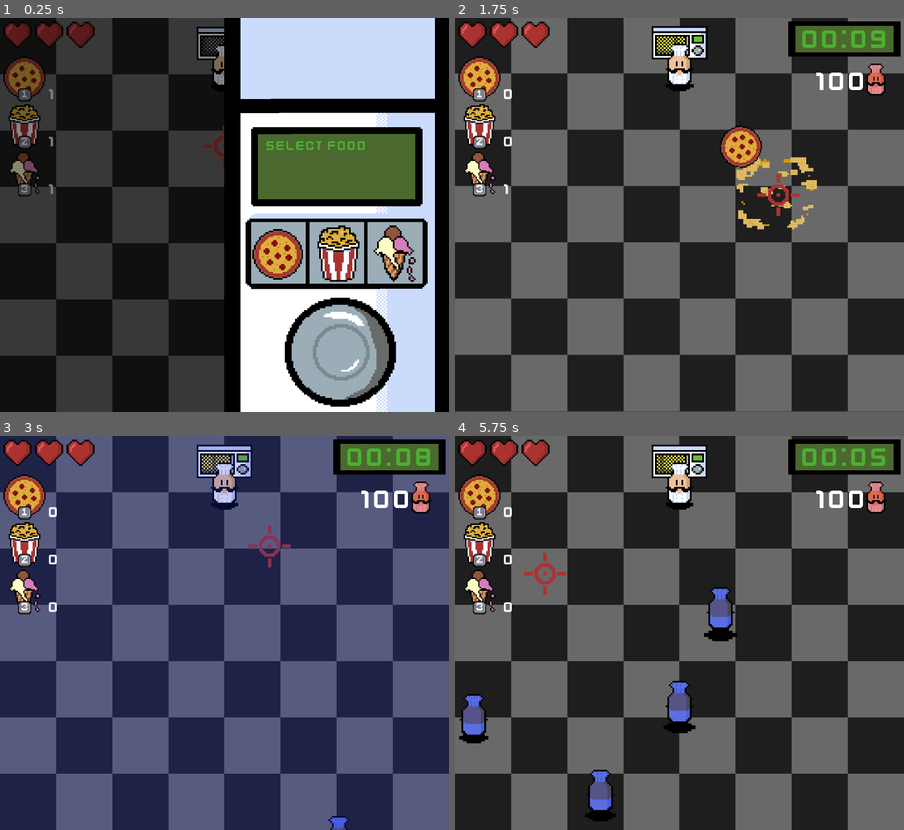
Above: before the commit, frames 1-4 (two rows, left to right).
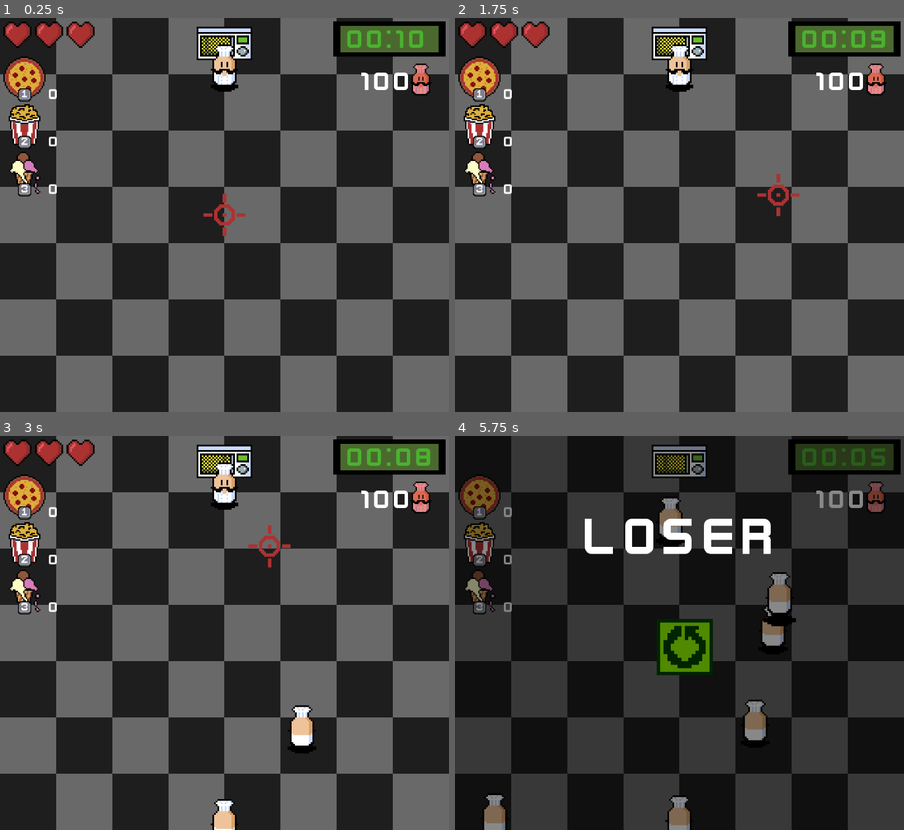
Above: after the commit, the same moments.

Repository: 1nderr/chef-mikes-final-stand
Game: Godot game, scene res://src/core/main.tscn
Same seed, same stepped clock (60 frames per second), same inputs: the game is played once before the commit and once after it.
Inputs (mouse positions are in pixels of both pictures, inside the frame that each line leads up to):
- Up to frame 1 (0.25 s): no input
- Up to frame 2 (1.75 s): click (733, 254) at 0.52 s; move the mouse to (778, 195) at 1.27 s; hold 2 (bomb) from 1.28 s (still down); tap 1 (disc) at 1.55 s
- Up to frame 3 (3 s): move the mouse to (134, 652) at 2.02 s; release 2 (bomb) at 2.03 s; tap 1 (disc) at 2.1 s; tap Space (open) at 2.3, 2.85 s; move the mouse to (269, 546) at 2.77 s; hold 3 (slow) from 2.78 s (still down)
- Up to frame 4 (5.75 s): move the mouse to (657, 711) at 3.52 s; release 3 (slow) at 3.53 s; tap 3 (slow) at 3.6 s; tap 2 (bomb) at 3.8 s; move the mouse to (814, 692) at 4.27 s; hold 2 (bomb) 4.28-5.03 s; tap 1 (disc) at 4.55, 5.1 s; move the mouse to (544, 573) at 5.02 s; tap Space (open) at 5.3 s

The runs differ from the first frame. In frame 1, 75% of the frame differs, in the area x 0-100%, y 0-100%; in frame 2, 3.8%; in frame 3, 48%; in frame 4, 56%.

Commit message:
change upgrade acquisition mechanics

Diff:
--- a/src/core/game_manager.gd
+++ b/src/core/game_manager.gd
@@ -4,16 +4,26 @@
 
 var player: Player
 var camera: ShakingCamera
-var discs: int = 1
-var bombs: int = 1
+var discs: int = 0
+var bombs: int = 0
 var slows: int = 0
 var enemies_remaining: int = ENEMIES_TOTAL
 var enemies_spawned: int = 0
 
 
 func reset() -> void:
-	discs = 1
-	bombs = 1
-	slows = 1
+	discs = 0
+	bombs = 0
+	slows = 0
 	enemies_remaining = ENEMIES_TOTAL
 	enemies_spawned = 0
+
+
+func grant_powerup(item: Microwave.Item) -> void:
+	match item:
+		Microwave.Item.BOMB:
+			bombs += 1
+		Microwave.Item.SLOW:
+			slows += 1
+		Microwave.Item.DISC:
+			discs += 1
--- a/src/core/main.gd
+++ b/src/core/main.gd
@@ -10,6 +10,8 @@
 
 
 func _ready() -> void:
+	# reload_current_scene() doesn't clear a leftover pause from the end screen.
+	get_tree().paused = false
 	GameManager.reset()
 	SignalBus.gameover.connect(_on_gameover)
 	SignalBus.player_died.connect(_on_player_died)
--- a/src/core/tutorial.tscn
+++ b/src/core/tutorial.tscn
@@ -179,7 +179,7 @@
 offset_right = 258.0
 offset_bottom = 31.0
 text = "Throws a Pizza Disc in the direction of the
-reticle that slices through all enemies"
+reticle that one shots all enemies"
 label_settings = SubResource("LabelSettings_ksjn8")
 
 [node name="TextureRect2" type="TextureRect" parent="CanvasLayer/ItemTextures" unique_id=1167824747]
@@ -203,7 +203,7 @@
 offset_right = 243.0
 offset_bottom = 32.333336
 text = "Throws a bomb at the position of the reticle
-that hits all enemies in a radius"
+that deals 2 dmg to all enemies in radius"
 label_settings = SubResource("LabelSettings_ksjn8")
 
 [node name="TextureRect3" type="TextureRect" parent="CanvasLayer/ItemTextures" unique_id=1534812357]
--- a/src/entities/microwave/microwave.gd
+++ b/src/entities/microwave/microwave.gd
@@ -4,6 +4,7 @@
 enum Item { DISC, BOMB, SLOW }
 
 @export var double_time: float = 1
+@export var initial_delay: float = 10.0
 
 @onready var sprite: AnimatedSprite2D = $AnimatedSprite2D
 @onready var timer: Timer = $Timer
@@ -20,6 +21,12 @@
 	timer.timeout.connect(_on_timer_timeout)
 	SignalBus.microwave_start.connect(_on_microwave_start)
 	SignalBus.player_died.connect(_on_player_died)
+	# Kick off an opening cook with no choice; the first pick opens when it finishes.
+	_start_initial_cook.call_deferred()
+
+
+func _start_initial_cook() -> void:
+	SignalBus.microwave_start.emit(Item.DISC, initial_delay)
 
 
 func _process(_delta: float) -> void:
--- a/src/entities/player/player.gd
+++ b/src/entities/player/player.gd
@@ -26,7 +26,6 @@
 	hurtbox.hurt.connect(_on_hurt)
 	health_component.died.connect(_on_died)
 	cooldown_timer.timeout.connect(_on_cooldown_timer_timeout)
-	SignalBus.microwave_done.connect(_on_microwave_done)
 	SignalBus.healed.connect(_on_healed)
 	SignalBus.slow_done.connect(_on_slow_done)
 	SignalBus.microwave_start.connect(_on_microwave_start)
@@ -116,12 +115,3 @@
 	heart.global_position = global_position
 	heart.global_position.x -= 16
 	owner.add_child(heart)
-
-
-func _on_microwave_done(item: Microwave.Item) -> void:
-	if item == Microwave.Item.BOMB:
-		GameManager.bombs += 1
-	elif item == Microwave.Item.SLOW:
-		GameManager.slows += 1
-	elif item == Microwave.Item.DISC:
-		GameManager.discs += 1
--- a/src/ui/hud/item_display.tscn
+++ b/src/ui/hud/item_display.tscn
@@ -24,6 +24,7 @@
 font_size = 6
 
 [node name="Item Display" type="Control" unique_id=872636647]
+process_mode = 3
 layout_mode = 3
 anchors_preset = 0
 offset_right = 40.0
@@ -94,15 +95,15 @@
 
 [node name="Label" type="Label" parent="Counts" unique_id=2105174656]
 layout_mode = 2
-text = "1"
+text = "0"
 label_settings = SubResource("LabelSettings_d2nav")
 
 [node name="Label2" type="Label" parent="Counts" unique_id=175350089]
 layout_mode = 2
-text = "1"
+text = "0"
 label_settings = SubResource("LabelSettings_d2nav")
 
 [node name="Label3" type="Label" parent="Counts" unique_id=1369747806]
 layout_mode = 2
-text = "1"
+text = "0"
 label_settings = SubResource("LabelSettings_d2nav")
--- a/src/ui/microwave_panel/microwave_button.gd
+++ b/src/ui/microwave_panel/microwave_button.gd
@@ -12,6 +12,7 @@
 
 
 func _on_pressed() -> void:
+	GameManager.grant_powerup(item)
 	SignalBus.microwave_start.emit(item, wait_time)
 	owner.visible = false
 	get_tree().paused = false
--- a/src/ui/microwave_panel/microwave_panel.gd
+++ b/src/ui/microwave_panel/microwave_panel.gd
@@ -8,7 +8,9 @@
 
 
 func _ready() -> void:
-	get_tree().paused = true
+	# Start in play mode; the first choice opens when the opening cook finishes.
+	visible = false
+	Input.set_mouse_mode(Input.MOUSE_MODE_HIDDEN)
 	SignalBus.microwave_done.connect(_on_microwave_done)
 	pizza_button.mouse_entered.connect(_on_pizza_button_mouse_entered)
 	popcorn_button.mouse_entered.connect(_on_popcorn_button_mouse_entered)
@@ -23,11 +25,11 @@
 
 
 func _on_pizza_button_mouse_entered() -> void:
-	label.text = "Pizza Disc\nSlices through\nCook Time: " + str(pizza_button.wait_time)
+	label.text = "Pizza Disc\nOne shot, Slices through\nCook Time: " + str(pizza_button.wait_time)
 
 
 func _on_popcorn_button_mouse_entered() -> void:
-	label.text = "Popcorn Bomb\nBlasts enemies\nCook Time: " + str(popcorn_button.wait_time)
+	label.text = "Popcorn Bomb\n2 dmg, Big radius\nCook Time: " + str(popcorn_button.wait_time)
 
 
 func _on_icecream_button_mouse_entered() -> void:
--- a/src/ui/microwave_panel/microwave_panel.tscn
+++ b/src/ui/microwave_panel/microwave_panel.tscn
@@ -43,6 +43,7 @@
 scale = Vector2(0.9, 0.9)
 texture_normal = ExtResource("3_q23e7")
 script = ExtResource("2_qmtpd")
+wait_time = 5.0
 
 [node name="PopcornButton" type="TextureButton" parent="." unique_id=2060831370]
 layout_mode = 0
@@ -53,7 +54,7 @@
 texture_normal = ExtResource("3_qmtpd")
 script = ExtResource("2_qmtpd")
 item = 1
-wait_time = 15.0
+wait_time = 10.0
 
 [node name="IcecreamButton" type="TextureButton" parent="." unique_id=553621291]
 layout_mode = 0
@@ -64,7 +65,7 @@
 texture_normal = ExtResource("6_m70bb")
 script = ExtResource("2_qmtpd")
 item = 2
-wait_time = 20.0
+wait_time = 12.0
 
 [node name="Label" type="Label" parent="." unique_id=14374778]
 layout_mode = 0
